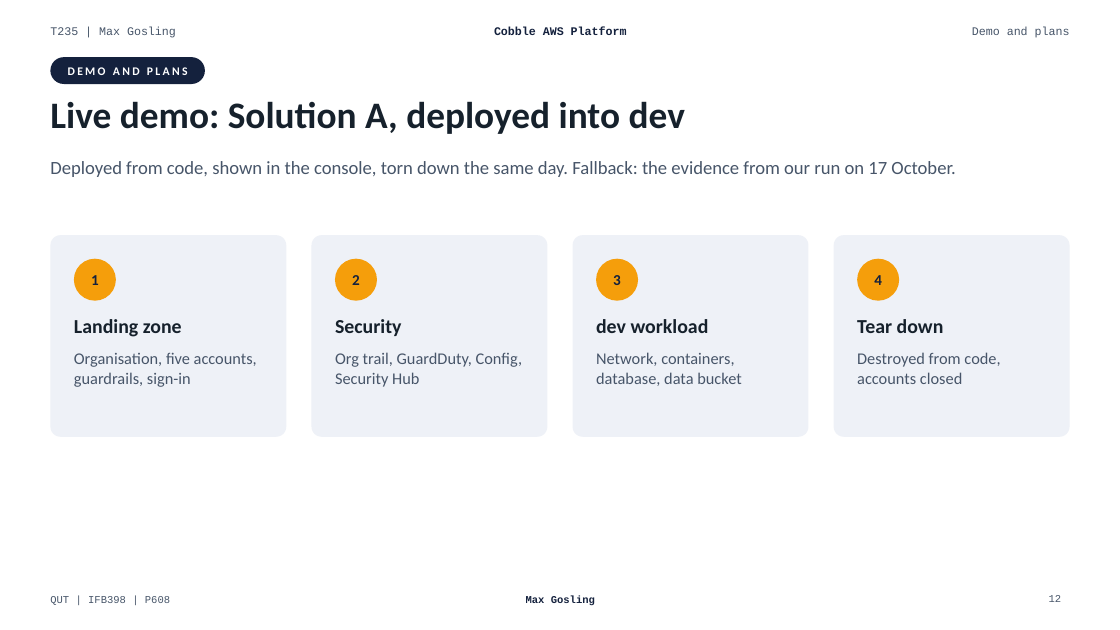
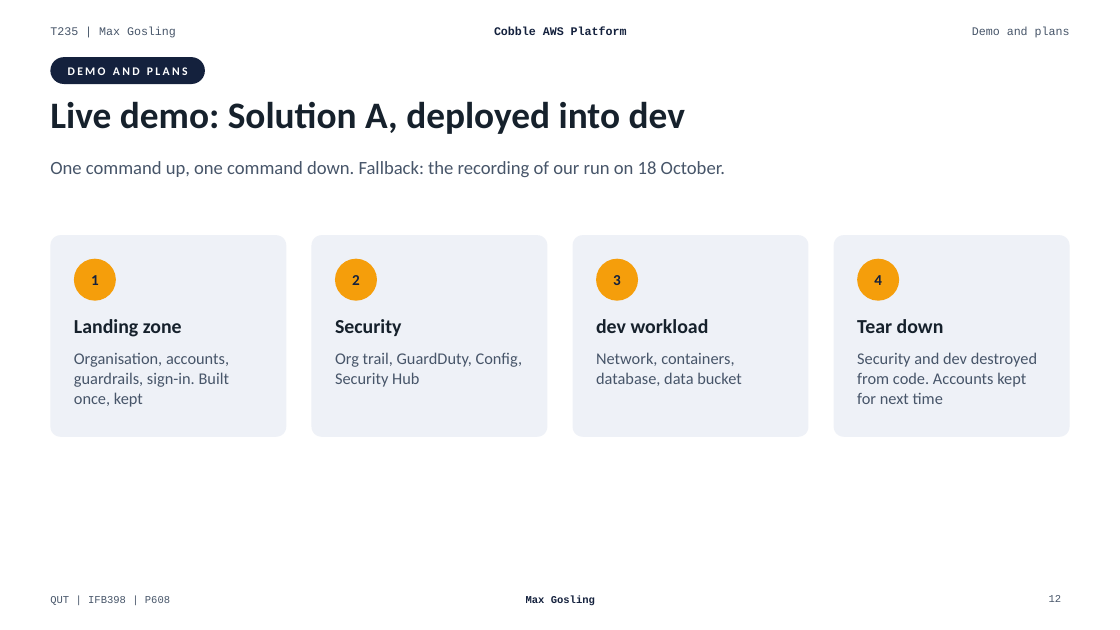
Before and after one commit to G-0Z/IFB398---Cobble-AWS---T235, a slide deck: slide 12 of docs/08-presentation/Cobble-AWS-Platform.pptx. Drawn at 1120x630 pixels with LibreOffice and Linux fonts; fonts in the diff are those of the drawing. Boxes give left, top, right and bottom in pixels: in the first picture for what was removed or moved away, otherwise in the second. Text is boxed around its words. In the diff, an @@ line names an element or a change of style, - is before the commit and + after.

Commit message:
PowerPoint deck: demo intro and teardown slides match the 18 October run
The accounts are now kept between demos and lz-dev.ps1 down removes only
what costs money, so the teardown slide shows 75 dev and 68 security
resources destroyed and every account reporting False, not closed accounts.

```diff
--- a/docs/08-presentation/Cobble-AWS-Platform.pptx
+++ b/docs/08-presentation/Cobble-AWS-Platform.pptx
@@ text at (x1=50, y1=161, x2=725, y2=177): text changed @@
-Deployed from code, shown in the console, torn down the same day. Fallback: the evidence from our run on 17 October.
+One command up, one command down. Fallback: the recording of our run on 18 October.
@@ text at (x1=74, y1=353, x2=229, y2=407): text changed @@
-Organisation, five accounts, guardrails, sign-in
+Organisation, accounts, guardrails, sign-in. Built once, kept
@@ text at (x1=857, y1=352, x2=1037, y2=404): text changed @@
-Destroyed from code, accounts closed
+Security and dev destroyed from code. Accounts kept for next time
```
Also in this commit, not shown: 1 other slide changed.
